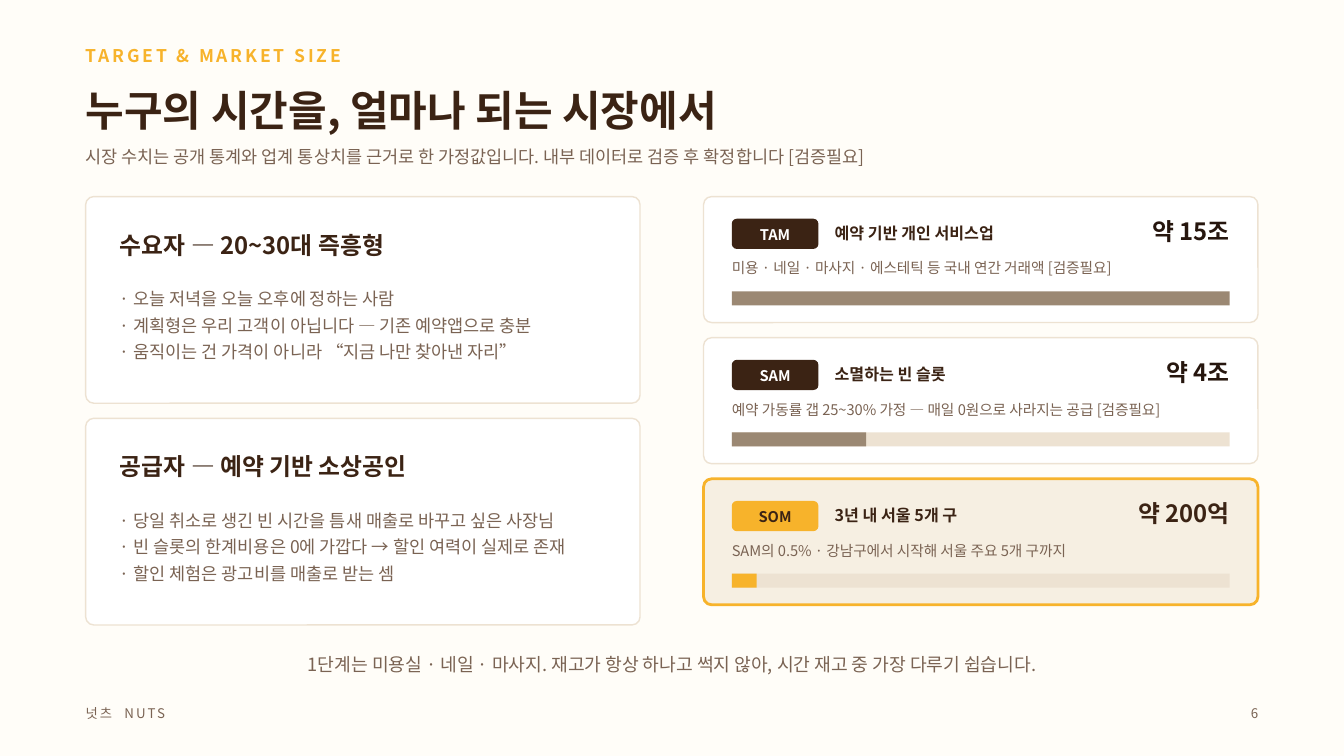
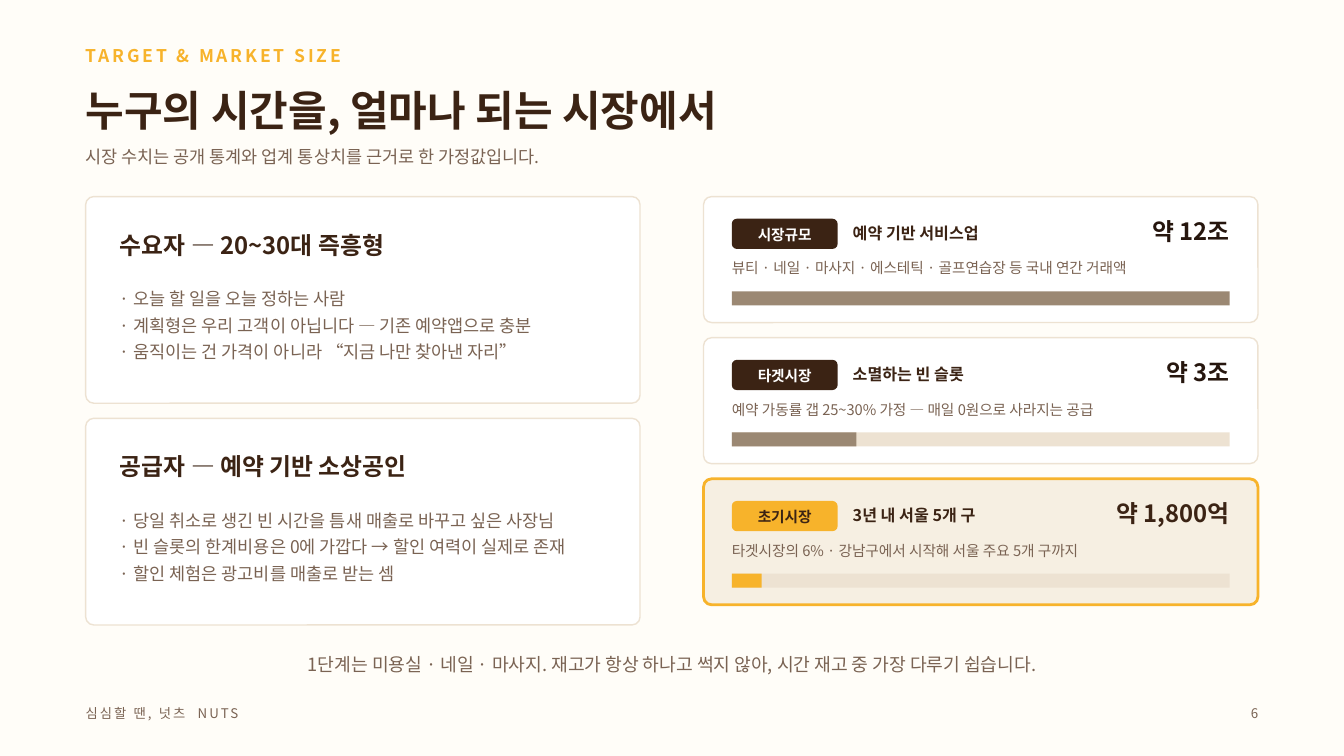
Before and after one commit to neti84-design/LMBA, a slide deck: slide 6 of 넛츠_IR덱.pptx. Drawn at 1344x756 pixels with LibreOffice and Linux fonts; fonts in the diff are those of the drawing. Boxes give left, top, right and bottom in pixels: in the first picture for what was removed or moved away, otherwise in the second. Text is boxed around its words. In the diff, an @@ line names an element or a change of style, - is before the commit and + after.

```diff
--- a/넛츠_IR덱.pptx
+++ b/넛츠_IR덱.pptx
@@ text at bbox=[86, 148, 540, 165]: text changed @@
-시장 수치는 공개 통계와 업계 통상치를 근거로 한 가정값입니다. 내부 데이터로 검증 후 확정합니다 [검증필요]
+시장 수치는 공개 통계와 업계 통상치를 근거로 한 가정값입니다.
@@ rounded rectangle: place and size @@
-rounded rectangle at bbox=[732, 219, 819, 249]
+rounded rectangle at bbox=[732, 219, 838, 249]
@@ text at bbox=[758, 227, 812, 242]: text changed @@
-TAM
+시장규모
@@ text at bbox=[853, 225, 978, 241]: text changed @@
-예약 기반 개인 서비스업
+예약 기반 서비스업
@@ text at bbox=[1152, 220, 1230, 242]: text changed @@
-약 15조
+약 12조
@@ text at bbox=[732, 261, 1126, 274]: text changed @@
-미용 · 네일 · 마사지 · 에스테틱 등 국내 연간 거래액 [검증필요]
+뷰티 · 네일 · 마사지 · 에스테틱 · 골프연습장 등 국내 연간 거래액
@@ text at bbox=[134, 290, 346, 307]: text changed @@
-· 오늘 저녁을 오늘 오후에 정하는 사람
+· 오늘 할 일을 오늘 정하는 사람
@@ rounded rectangle: place and size @@
-rounded rectangle at bbox=[732, 360, 819, 390]
+rounded rectangle at bbox=[732, 360, 838, 390]
@@ text at bbox=[758, 368, 812, 383]: text changed @@
-SAM
+타겟시장
@@ text "소멸하는 빈 슬롯": place and size @@
-text "소멸하는 빈 슬롯" at bbox=[835, 366, 946, 382]
+text "소멸하는 빈 슬롯" at bbox=[853, 366, 964, 382]
@@ text at bbox=[1166, 361, 1230, 383]: text changed @@
-약 4조
+약 3조
@@ text at bbox=[732, 403, 1093, 416]: text changed @@
-예약 가동률 갭 25~30% 가정 — 매일 0원으로 사라지는 공급 [검증필요]
+예약 가동률 갭 25~30% 가정 — 매일 0원으로 사라지는 공급
@@ rectangle: place and size @@
-rectangle at bbox=[732, 433, 866, 447]
+rectangle at bbox=[732, 433, 857, 447]
@@ rounded rectangle: place and size @@
-rounded rectangle at bbox=[732, 501, 819, 531]
+rounded rectangle at bbox=[732, 501, 838, 531]
@@ text at bbox=[758, 509, 812, 524]: text changed @@
-SOM
+초기시장
@@ text "3년 내 서울 5개 구": place and size @@
-text "3년 내 서울 5개 구" at bbox=[835, 507, 957, 523]
+text "3년 내 서울 5개 구" at bbox=[853, 507, 976, 523]
@@ text at bbox=[1116, 502, 1230, 527]: text changed @@
-약 200억
+약 1,800억
@@ text at bbox=[732, 544, 1078, 557]: text changed @@
-SAM의 0.5% · 강남구에서 시작해 서울 주요 5개 구까지
+타겟시장의 6% · 강남구에서 시작해 서울 주요 5개 구까지
@@ rectangle: place and size @@
-rectangle at bbox=[732, 574, 757, 588]
+rectangle at bbox=[732, 574, 762, 588]
@@ text at bbox=[86, 707, 185, 719]: text changed @@
-넛츠 NUTS
+심심할 땐, 넛츠 NUTS
```
Also in this commit, not shown: 7 other slides changed, 2 slides added, 5 slides removed, 12 other files.
